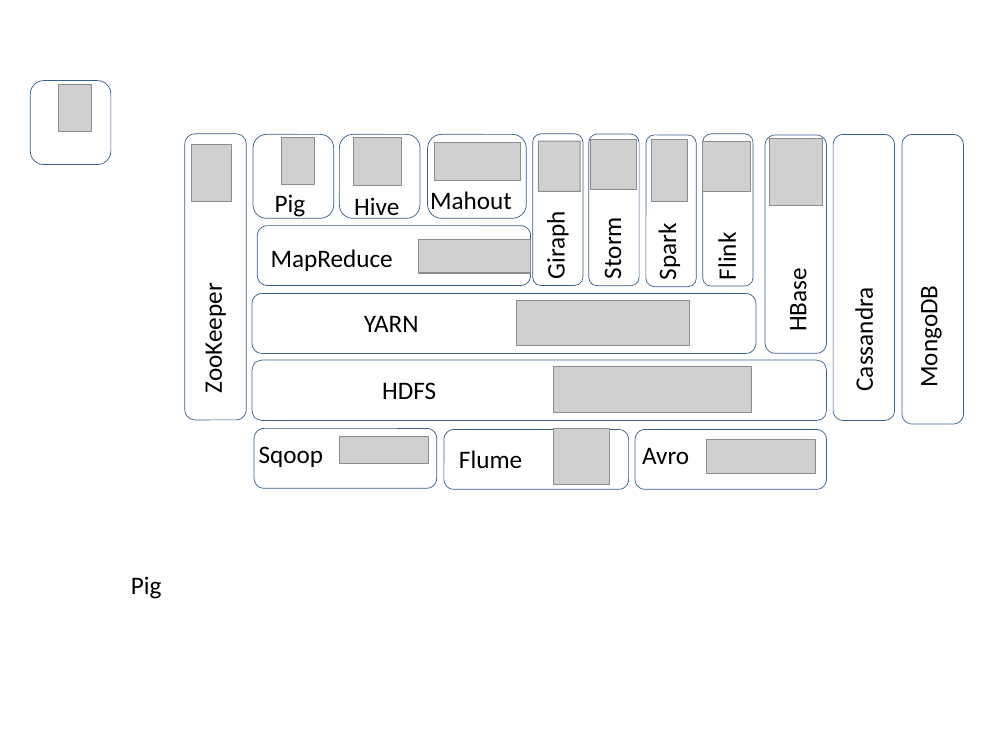
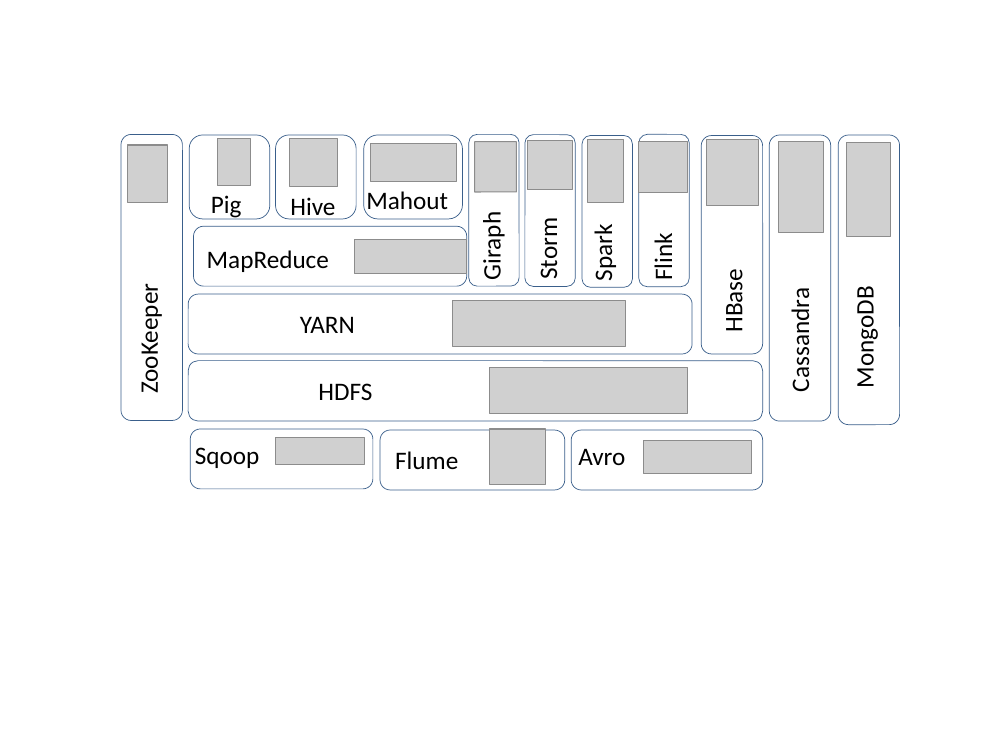
Before and after one commit to stonefl/LearningHadoop2, a slide deck: slide 1 of Hadoop Ecosystem Icons/Hadoop Ecosystem.pptx. Drawn at 1008x756 pixels with LibreOffice and Linux fonts; fonts in the diff are those of the drawing; grey boxes stand for pictures. Boxes give left, top, right and bottom in pixels: in the first picture for what was removed or moved away, otherwise in the second. Text is boxed around its words. In the diff, an @@ line names an element or a change of style, - is before the commit and + after.

```diff
--- a/Hadoop Ecosystem Icons/Hadoop Ecosystem.pptx
+++ b/Hadoop Ecosystem Icons/Hadoop Ecosystem.pptx
@@ rounded rectangle removed at (30,81,111,164) @@
@@ picture removed at (58,85,92,132) @@
@@ picture added at (778,142,823,232) @@
@@ picture added at (846,143,890,237) @@
@@ 17 texts, 17 rounded rectangles, 15 pictures: place and size @@
-17 texts, 17 rounded rectangles, 15 pictures at (184,134,964,489)
+17 texts, 17 rounded rectangles, 15 pictures at (121,134,899,490)
@@ text removed at (131,576,162,599) @@
-Pig
```
Also in this commit, not shown: 1 other file.
